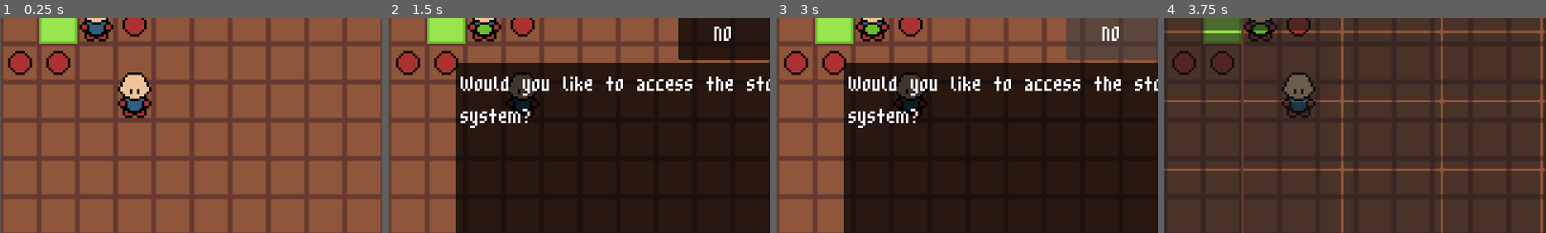
Above: before the commit, frames 1-4 (left to right).
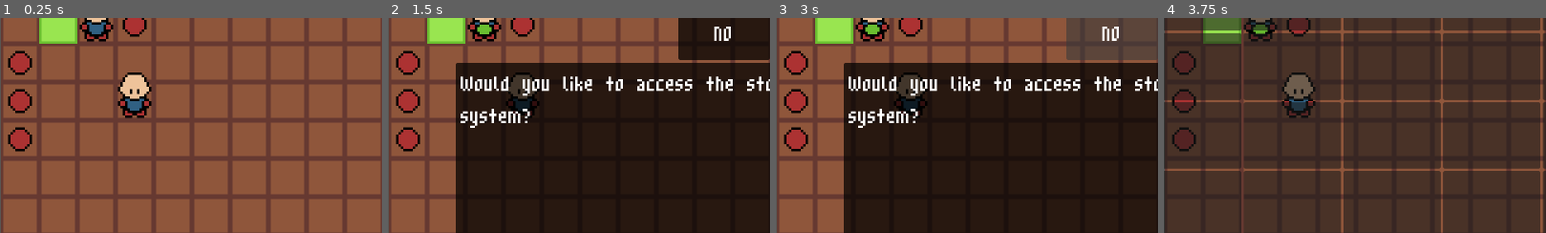
Above: after the commit, the same moments.

Repository: jevonsp/monster-tamer
Game: Godot game, scene res://main/main.tscn
The game is run twice, just before and just after one commit, with the same random seed, the same clock (stepped at 60 frames per second) and the same inputs.
Inputs (mouse positions are % of the whole screen's width and height, from its top left):
- Up to frame 1 (0.25 s): no input
- Up to frame 2 (1.5 s): tap Enter at 0.5 s; move the mouse to (55, 50) at 0.52 s; hold Space (yes) 0.53-1.28 s; hold W (up) from 0.53 s (still down); click (55, 50) at 0.67 s; move the mouse to (45, 50) at 1.27 s; tap Space (yes) at 1.35 s
- Up to frame 3 (3 s): release W (up) at 2 s; click "YES" at 2 s; click "NO" at 2.75 s
- Up to frame 4 (3.75 s): tap Enter at 3.5 s; move the mouse to (52, 48) at 3.52 s; hold W (up) from 3.53 s (still down); hold Shift from 3.53 s (still down)
The pictures show only the part of the screen within x 37-87%, y 48-98%; the shares and areas given below are measured in that part.

The runs differ from the first frame. In frame 1, 1.7% of the frame differs, in the area x 2-19%, y 15-63%; in frame 2, 1.7%; in frame 3, 1.7%; in frame 4, 0.7%.
Error after the commit: Parse Error: Cannot infer the type of "replacing_index" variable because the value doesn't have a set type. (res://ui/text_box/move_learning_controller.gd:48)

Commit message:
TMs!

Diff:
--- a/battle/post_action_resolver.gd
+++ b/battle/post_action_resolver.gd
@@ -31,7 +31,7 @@
 	return false
 
 
-func resolve_level_up(monster: Monster, amount: int) -> void:
+func resolve_level_up(monster: Monster, _amount: int) -> void:
 	var text_array: Array[String] = ["%s leveled up to %s." % [monster.name, monster.level]]
 	Global.send_text_box.emit(null, text_array, false, false, false)
 	await Global.text_box_complete
--- a/items/Item.gd
+++ b/items/Item.gd
@@ -2,15 +2,18 @@
 class_name Item
 
 @export var name: String = ""
-@export var ground_texture: Texture2D
-@export var inventory_texture: Texture2D
-@export var battle_texture: Texture2D
+@export var is_multi_use: bool = false
 @export_multiline var description: String = ""
 @export_range(-5, 5) var priority: int = 0
 
 @export var use_effect: ItemEffect
 @export var held_effect: HeldEffect
 @export var catch_effect: CatchEffect
+
+@export_subgroup("Textures")
+@export var ground_texture: Texture2D
+@export var inventory_texture: Texture2D
+@export var battle_texture: Texture2D
 
 
 func execute(actor: Monster, target: Monster, battle_context: BattleContext) -> void:
--- /dev/null
+++ b/items/item_effects/TeachEffect.gd
@@ -0,0 +1,33 @@
+extends ItemEffect
+class_name TeachEffect
+
+@export var move: Move
+
+func use(target: Monster) -> void:
+	if move == null:
+		return
+
+	var ta: Array[String]
+
+	if move in target.moves:
+		ta = ["%s already knows %s."]
+		Global.send_text_box.emit(null, ta, false, false, false)
+		await Global.text_box_complete
+		return
+
+	if not target.monster_data.can_learn_move(move):
+		ta = ["%s can't learn %s."]
+		Global.send_text_box.emit(null, ta, false, false, false)
+		await Global.text_box_complete
+		return
+
+	ta = ["Teach %s to %s?"]
+	Global.send_text_box.emit(null, ta, false, true, false)
+	var answer: bool = await Global.answer_given
+	await Global.text_box_complete
+
+	if not answer:
+		return
+
+	Global.request_summary_move_learning.emit(target, move)
+	await Global.move_learning_finished
--- a/items/potion/potion.tres
+++ b/items/potion/potion.tres
@@ -1,6 +1,6 @@
 [gd_resource type="Resource" script_class="Item" format=3 uid="uid://c2vdpfxevsbcy"]
 
-[ext_resource type="Script" uid="uid://bev6o0tsn3hyb" path="res://items/HealingEffect.gd" id="1_x1juo"]
+[ext_resource type="Script" uid="uid://bev6o0tsn3hyb" path="res://items/item_effects/HealingEffect.gd" id="1_x1juo"]
 [ext_resource type="Script" uid="uid://c3s5668st8huq" path="res://items/Item.gd" id="2_ies7t"]
 
 [sub_resource type="Resource" id="Resource_n645r"]
--- /dev/null
+++ b/items/tm_test/tm_test.tres
@@ -0,0 +1,18 @@
+[gd_resource type="Resource" script_class="Item" format=3 uid="uid://gnyal6ncooei"]
+
+[ext_resource type="Script" uid="uid://c3s5668st8huq" path="res://items/Item.gd" id="1_3sfvg"]
+[ext_resource type="Resource" uid="uid://cpxscwg1k5oes" path="res://moves/poison_sting/poison_sting.tres" id="2_81ihs"]
+[ext_resource type="Script" uid="uid://db6bn0eu48o2i" path="res://items/item_effects/TeachEffect.gd" id="3_dpdvm"]
+
+[sub_resource type="Resource" id="Resource_2tgv8"]
+script = ExtResource("3_dpdvm")
+move = ExtResource("2_81ihs")
+metadata/_custom_type_script = "uid://db6bn0eu48o2i"
+
+[resource]
+script = ExtResource("1_3sfvg")
+name = "TM Test"
+is_multi_use = true
+description = "An Item to test teaching moves"
+use_effect = SubResource("Resource_2tgv8")
+metadata/_custom_type_script = "uid://c3s5668st8huq"
--- a/main/main.tscn
+++ b/main/main.tscn
@@ -26,6 +26,7 @@
 [ext_resource type="Resource" uid="uid://bxx0p3qhlq7yk" path="res://items/base_ball/base_ball.tres" id="20_re7it"]
 [ext_resource type="PackedScene" uid="uid://dqpocp0lr7l2e" path="res://world_objects/interactable/static_object/storage_component.tscn" id="21_vapsy"]
 [ext_resource type="Resource" uid="uid://dtqxmbxg0e5sk" path="res://items/super_soaker/super_soaker.tres" id="23_qs5eo"]
+[ext_resource type="Resource" uid="uid://gnyal6ncooei" path="res://items/tm_test/tm_test.tres" id="24_frbr6"]
 [ext_resource type="PackedScene" uid="uid://lhi4amumrkry" path="res://world_objects/teleporter/teleporter.tscn" id="26_d00gp"]
 [ext_resource type="PackedScene" uid="uid://bgmdhr02a5q64" path="res://world_objects/teleporter/teleporter_point.tscn" id="27_d8vpj"]
 
@@ -124,13 +125,17 @@
 item = ExtResource("17_s758e")
 
 [node name="BaseBall" parent="GroundItems" unique_id=425176937 instance=ExtResource("15_5xyti")]
-position = Vector2(32, 48)
+position = Vector2(16, 80)
 item = ExtResource("20_re7it")
 is_question = true
 
-[node name="GroundItem" parent="GroundItems" unique_id=1761516484 instance=ExtResource("15_5xyti")]
+[node name="SuperSoaker" parent="GroundItems" unique_id=1761516484 instance=ExtResource("15_5xyti")]
+position = Vector2(16, 64)
+item = ExtResource("23_qs5eo")
+
+[node name="TMTest" parent="GroundItems" unique_id=615830621 instance=ExtResource("15_5xyti")]
 position = Vector2(64, 32)
-item = ExtResource("23_qs5eo")
+item = ExtResource("24_frbr6")
 
 [node name="Sign" parent="." unique_id=1974786927 instance=ExtResource("14_73k8k")]
 position = Vector2(32, 16)
--- a/monsters/MonsterData.gd
+++ b/monsters/MonsterData.gd
@@ -7,6 +7,7 @@
 @export_subgroup("Moves")
 @export var starting_moves: Array[Move]
 @export var level_up_moves: Dictionary[int, Move]
+@export var learn_set: Array[Move]
 @export_subgroup("Base Stats")
 @export var base_hitpoints: int = 50
 @export var base_attack: int = 50
@@ -29,3 +30,7 @@
 	monster.current_hitpoints = monster.max_hitpoints
 
 	return monster
+
+
+func can_learn_move(move: Move) -> bool:
+	return move in learn_set
--- a/monsters/test_mon/test_mon_md.tres
+++ b/monsters/test_mon/test_mon_md.tres
@@ -1,15 +1,18 @@
 [gd_resource type="Resource" script_class="MonsterData" format=3 uid="uid://77yqmbccjqd6"]
 
 [ext_resource type="Script" uid="uid://cawunai26wo8m" path="res://moves/Move.gd" id="1_3g4w2"]
+[ext_resource type="Resource" uid="uid://cpxscwg1k5oes" path="res://moves/poison_sting/poison_sting.tres" id="2_vpip3"]
 [ext_resource type="Script" uid="uid://vx6b6njwqnde" path="res://monsters/MonsterData.gd" id="2_yohn8"]
 [ext_resource type="Texture2D" uid="uid://d2u46btjgfa8h" path="res://monsters/test_mon/test_mon.png" id="3_6x6x4"]
 [ext_resource type="Resource" uid="uid://dfl86vfipebns" path="res://moves/drowzy_yawn/drowzy_yawn.tres" id="3_024sk"]
 [ext_resource type="Resource" uid="uid://vfpc6nx35foc" path="res://moves/ice_pack/ice_pack.tres" id="4_vpip3"]
 [ext_resource type="Resource" uid="uid://c2emuc4iwqnur" path="res://moves/static_poke/static_poke.tres" id="5_w3cql"]
+[ext_resource type="Resource" uid="uid://b331jmu0uv6mb" path="res://moves/three_card_monte/three_card_monte.tres" id="7_w3cql"]
 
 [resource]
 script = ExtResource("2_yohn8")
 species = "Test Mon"
 texture = ExtResource("3_6x6x4")
-starting_moves = Array[ExtResource("1_3g4w2")]([ExtResource("3_024sk"), ExtResource("4_vpip3"), ExtResource("5_w3cql"), ExtResource("5_w3cql")])
+starting_moves = Array[ExtResource("1_3g4w2")]([ExtResource("3_024sk"), ExtResource("4_vpip3"), ExtResource("5_w3cql"), ExtResource("7_w3cql")])
+learn_set = Array[ExtResource("1_3g4w2")]([ExtResource("2_vpip3")])
 metadata/_custom_type_script = "uid://vx6b6njwqnde"
--- a/player/inventory_handler.gd
+++ b/player/inventory_handler.gd
@@ -30,8 +30,10 @@
 
 func _on_use_item_on(item: Item, monster: Monster) -> void:
 	await item.use(monster)
-	remove(item)
+	if not item.is_multi_use:
+		remove(item)
+	Global.item_finished_using.emit()
 
 
-func _on_give_item_to(item: Item, monster: Monster) -> void:
+func _on_give_item_to(item: Item, _monster: Monster) -> void:
 	remove(item)
--- a/ui/inventory/inventory.gd
+++ b/ui/inventory/inventory.gd
@@ -222,7 +222,11 @@
 		_set_mode_use_target(true)
 		Global.request_open_party.emit()
 		var monster: Monster = await Global.monster_selected
+		Global.request_open_party.emit()
 		Global.use_item_on.emit(item, monster)
+		await Global.item_finished_using
+		Global.switch_ui_context.emit(Global.AccessFrom.INVENTORY)
+		Global.request_open_inventory.emit()
 
 
 func give(item: Item) -> void:
--- a/ui/party/party.gd
+++ b/ui/party/party.gd
@@ -109,7 +109,13 @@
 		await Global.text_box_complete
 		return
 
+	_set_item_use_processing(false, "party use started")
 	Global.use_item_on.emit(item, last_selected_monster.actor)
+	await Global.item_finished_using
+	if not visible:
+		Global.switch_ui_context.emit(Global.AccessFrom.PARTY)
+		visibility_focus_handler._set_visible(true)
+	_set_item_use_processing(true, "party use finished")
 
 
 func give() -> void:
@@ -172,5 +178,9 @@
 
 func open_summary() -> void:
 	Global.request_open_summary.emit(last_selected_monster.actor)
-	visibility_focus_handler._toggle_visible()
+	visibility_focus_handler._set_visible(false)
 	Global.switch_ui_context.emit(Global.AccessFrom.PARTY)
+
+
+func _set_item_use_processing(value: bool, _reason: String) -> void:
+	processing = value and visible
--- a/ui/party/party_visibility&focus_handler.gd
+++ b/ui/party/party_visibility&focus_handler.gd
@@ -4,8 +4,12 @@
 
 
 func _toggle_visible() -> void:
-	party.visible = not party.visible
-	party.processing = not party.processing
+	_set_visible(not party.visible)
+
+
+func _set_visible(value: bool) -> void:
+	party.visible = value
+	party.processing = value
 
 	if party.visible:
 		_focus_default_monster()
@@ -17,7 +21,7 @@
 		for panel in party.panels:
 			party.panels[panel].player_exp_bar.active = false
 
-	if party.options_box.visible:
+	if party.visible and party.options_box.visible:
 		_focus_default_option()
 
 
--- a/ui/summary/summary.gd
+++ b/ui/summary/summary.gd
@@ -145,69 +145,20 @@
 
 
 func _resolve_move_learning(monster: Monster, move: Move) -> void:
-	learning_monster = monster
-	move_learning = move
-
-	var learn_index := monster.get_learn_index()
-	if learn_index >= 0:
-		monster.learn_move(move, learn_index)
-		await move_learning_controller.announce_move_learned(monster, move)
-		Global.move_learning_finished.emit()
-		return
-
-	var decided := false
-	while not decided:
-		var answer = await move_learning_controller.ask_delete_existing_move(monster, move)
-		if not answer:
-			decided = await handle_cancel_learning()
-			continue
-		decided = true
-
-	is_learning_move = true
-	Global.request_summary_learn_move.emit(move)
-	if not visible:
-		visibility_focus_handler._toggle_visible(monster)
-	else:
-		show_monster(monster)
-	processing = true
-	visibility_focus_handler._focus_default_move()
+	await move_learning_controller.resolve_move_learning(self, monster, move)
 
 
 func ask_remove_move() -> void:
-	if last_focused_move_button == null or move_learning == null or learning_monster == null:
-		return
-
-	var move_removing = last_focused_move_button.move
-	if move_removing == null:
-		return
-
-	var answer = await move_learning_controller.confirm_replace_move(move_removing, move_learning)
-	if not answer:
-		return
-
-	var replacing_index := move_panels.find(last_focused_move_button)
-	if replacing_index == -1:
-		return
-
-	learning_monster.learn_move(move_learning, replacing_index)
-	update_handler.display_monster(learning_monster)
-	visibility_focus_handler._unfocus_moves()
-	is_learning_move = false
-	await move_learning_controller.announce_move_learned(learning_monster, move_learning)
-	visibility_focus_handler._toggle_visible()
-	Global.move_learning_finished.emit()
+	await move_learning_controller.ask_remove_move(self)
 
 
 func handle_cancel_learning() -> bool:
-	if learning_monster == null or move_learning == null:
-		return false
+	return await move_learning_controller.handle_cancel_learning(self)
 
-	var answer = await move_learning_controller.confirm_stop_learning(learning_monster, move_learning)
-	if not answer:
-		return false
 
-	await move_learning_controller.show_did_not_learn(learning_monster, move_learning)
-	if visible:
-		visibility_focus_handler._toggle_visible()
-	Global.move_learning_finished.emit()
-	return true
+func _set_move_learning_processing(value: bool, reason: String) -> void:
+	move_learning_controller.set_move_learning_processing(self, value, reason)
+
+
+func clean_up_learning_move() -> void:
+	move_learning_controller.clean_up_learning_move(self)
--- a/ui/summary/summary_input_handler.gd
+++ b/ui/summary/summary_input_handler.gd
@@ -16,12 +16,12 @@
 
 func _handle_default_input(event: InputEvent) -> void:
 	if event.is_action_pressed("menu"):
-		summary.visibility_focus_handler._toggle_visible()
+		summary.visibility_focus_handler._set_visible(false)
 		Global.on_summary_closed.emit()
 		if not summary.in_battle:
 			Global.toggle_player.emit()
 	elif event.is_action_pressed("no"):
-		summary.visibility_focus_handler._toggle_visible()
+		summary.visibility_focus_handler._set_visible(false)
 		Global.on_summary_closed.emit()
 		if not summary.in_battle:
 			Global.request_open_party.emit()
--- a/ui/summary/summary_visibility&focus_handler.gd
+++ b/ui/summary/summary_visibility&focus_handler.gd
@@ -1,10 +1,19 @@
 extends Node
 
 @onready var summary: Control = $".."
+@onready var party: Control = $"../../Party"
 
 func _toggle_visible(monster: Monster = null) -> void:
-	summary.visible = not summary.visible
-	summary.processing = not summary.processing
+	_set_visible(not summary.visible, monster)
+
+
+func _set_visible(value: bool, monster: Monster = null) -> void:
+	if value and summary.interfaces.ui_context == Global.AccessFrom.PARTY and party.visible:
+		party.visibility_focus_handler._set_visible(false)
+		Global.switch_ui_context.emit(Global.AccessFrom.PARTY)
+
+	summary.visible = value
+	summary.processing = value
 
 	if monster != null:
 		summary.show_monster(monster)
--- a/ui/text_box/move_learning_controller.gd
+++ b/ui/text_box/move_learning_controller.gd
@@ -1,11 +1,97 @@
 extends Node
+
+func resolve_move_learning(summary: Control, monster: Monster, move: Move) -> void:
+	summary.learning_monster = monster
+	summary.move_learning = move
+
+	var learn_index := monster.get_learn_index()
+	if learn_index >= 0:
+		monster.learn_move(move, learn_index)
+		await announce_move_learned(monster, move)
+		clean_up_learning_move(summary)
+		return
+
+	var decided := false
+	while not decided:
+		var answer = await ask_delete_existing_move(monster, move)
+		if not answer:
+			decided = await handle_cancel_learning(summary)
+			continue
+		decided = true
+
+	summary.is_learning_move = true
+	Global.request_summary_learn_move.emit(move)
+	if not summary.visible:
+		summary.visibility_focus_handler._set_visible(true, monster)
+	else:
+		summary.show_monster(monster)
+	summary.processing = true
+	summary.visibility_focus_handler._focus_default_move()
+
+
+func ask_remove_move(summary: Control) -> void:
+	if summary.last_focused_move_button == null or summary.move_learning == null or summary.learning_monster == null:
+		return
+
+	var move_removing = summary.last_focused_move_button.move
+	if move_removing == null:
+		return
+
+	set_move_learning_processing(summary, false, "confirm_replace_move prompt")
+	var answer: bool = await confirm_replace_move(move_removing, summary.move_learning)
+	await Global.text_box_complete
+	if not answer:
+		set_move_learning_processing(summary, true, "confirm_replace_move declined")
+		summary.visibility_focus_handler._focus_default_move()
+		return
+
+	var replacing_index := summary.move_panels.find(summary.last_focused_move_button)
+	if replacing_index == -1:
+		set_move_learning_processing(summary, true, "confirm_replace_move missing index")
+		return
+
+	summary.learning_monster.learn_move(summary.move_learning, replacing_index)
+	summary.update_handler.display_monster(summary.learning_monster)
+	summary.visibility_focus_handler._unfocus_moves()
+	summary.is_learning_move = false
+	await announce_move_learned(summary.learning_monster, summary.move_learning)
+	clean_up_learning_move(summary)
+
+
+func handle_cancel_learning(summary: Control) -> bool:
+	if summary.learning_monster == null or summary.move_learning == null:
+		return false
+
+	set_move_learning_processing(summary, false, "confirm_stop_learning prompt")
+	var answer: bool = await confirm_stop_learning(summary.learning_monster, summary.move_learning)
+	await Global.text_box_complete
+	if not answer:
+		set_move_learning_processing(summary, true, "confirm_stop_learning declined")
+		summary.visibility_focus_handler._focus_default_move()
+		return false
+
+	await show_did_not_learn(summary.learning_monster, summary.move_learning)
+	clean_up_learning_move(summary)
+	return true
+
+
+func set_move_learning_processing(summary: Control, value: bool, _reason: String) -> void:
+	summary.processing = value
+
+
+func clean_up_learning_move(summary: Control) -> void:
+	summary.is_moving_move = false
+	summary.move_learning = null
+	Global.move_learning_finished.emit()
+	summary.visibility_focus_handler._toggle_visible()
+	Global.player_party_requested.emit()
+
 
 func ask_delete_existing_move(monster: Monster, move: Move) -> bool:
 	var text: Array[String] = [
-		"%s is trying to learn %s, but already knows four moves. Delete one?"
-		% [monster.name, move.name]
+		"%s is trying to learn %s, but already knows four moves. Delete one?" % [monster.name, move.name]
 	]
-	Global.send_text_box.emit(monster, text, false, true, false)
+	Global.send_text_box.emit(null, text, false, true, false)
 	return await Global.answer_given
 
 
@@ -26,10 +112,11 @@
 
 
 func show_did_not_learn(monster: Monster, move: Move) -> void:
+	var ta: Array[String] = ["%s did not learn %s" % [monster.name, move.name]]
 	Global.send_text_box.emit(
 		null,
-		["%s did not learn %s" % [monster.name, move.name]],
-		false,
+		ta,
+		true,
 		false,
 		false
 	)
@@ -37,10 +124,11 @@
 
 
 func announce_move_learned(monster: Monster, move: Move) -> void:
+	var ta: Array[String] = ["%s learned %s." % [monster.name, move.name]]
 	Global.send_text_box.emit(
-		monster,
-		["%s learned %s." % [monster.name, move.name]],
-		false,
+		null,
+		ta,
+		true,
 		false,
 		false
 	)
--- a/ui/text_box/text_box.gd
+++ b/ui/text_box/text_box.gd
@@ -47,11 +47,16 @@
 	no_button.visible = not yes_button.visible
 	yes_button.visible = not yes_button.visible
 	if yes_button.visible:
-		yes_button.grab_focus()
+		call_deferred("_focus_question_button")
 	else:
 		for button in [no_button, yes_button]:
 			if button.has_focus():
 				button.release_focus()
+
+
+func _focus_question_button() -> void:
+	if yes_button.visible:
+		yes_button.grab_focus()
 
 
 func _load_text(
@@ -80,7 +85,7 @@
 
 
 func _display_text() -> void:
-	text_box.grab_focus()
+	call_deferred("_focus_text_box")
 	main_label.text = text_array[text_index]
 	if is_question:
 		if text_array.size() - text_index == 1:
@@ -88,6 +93,11 @@
 	if is_auto_complete:
 		await get_tree().create_timer((Global.DEFAULT_DELAY) / 2).timeout
 		_advance_text()
+
+
+func _focus_text_box() -> void:
+	if visible and not is_question:
+		text_box.grab_focus()
 
 
 func _advance_text() -> void:
@@ -111,12 +121,18 @@
 
 
 func _trigger() -> void:
+	if obj_ref == null:
+		return
 	if obj_ref.has_method("trigger"):
 		obj_ref.trigger()
 
 
 func _text_finished() -> void:
 	_clean_up()
+	call_deferred("_emit_text_box_complete")
+
+
+func _emit_text_box_complete() -> void:
 	Global.text_box_complete.emit()
 
 
Renamed: items/HealingEffect.gd -> items/item_effects/HealingEffect.gd
Renamed: items/HealingEffect.gd.uid -> items/item_effects/HealingEffect.gd.uid
Not shown, added: items/item_effects/TeachEffect.gd.uid
